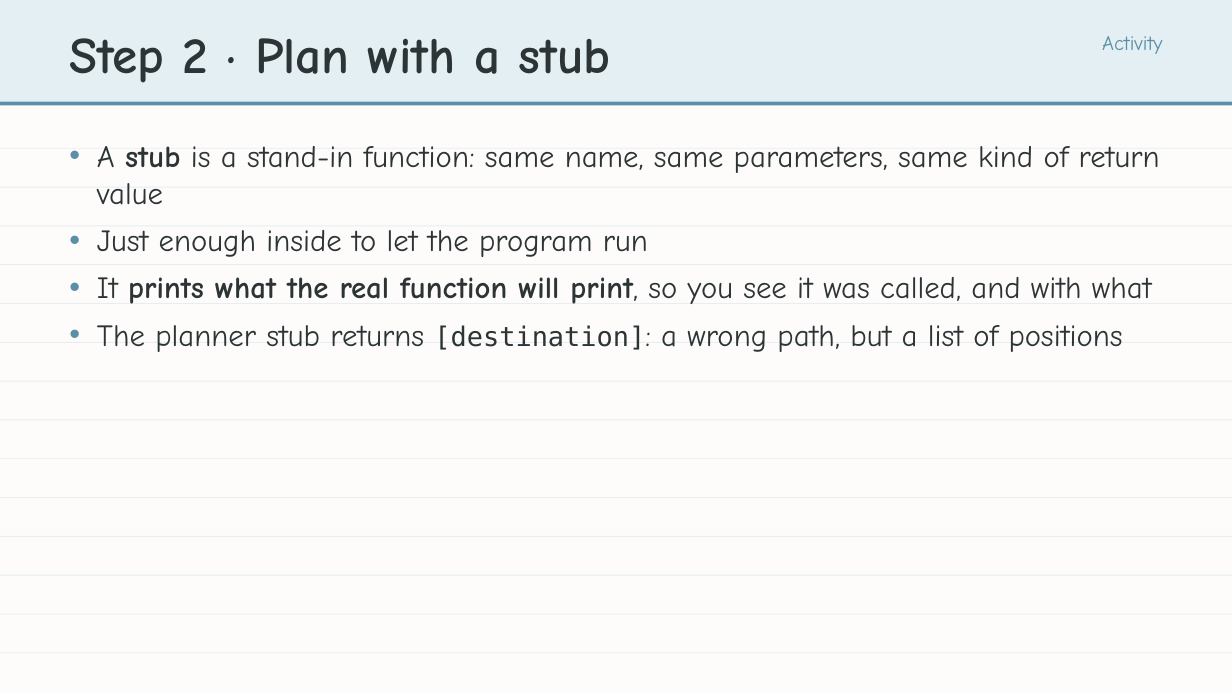
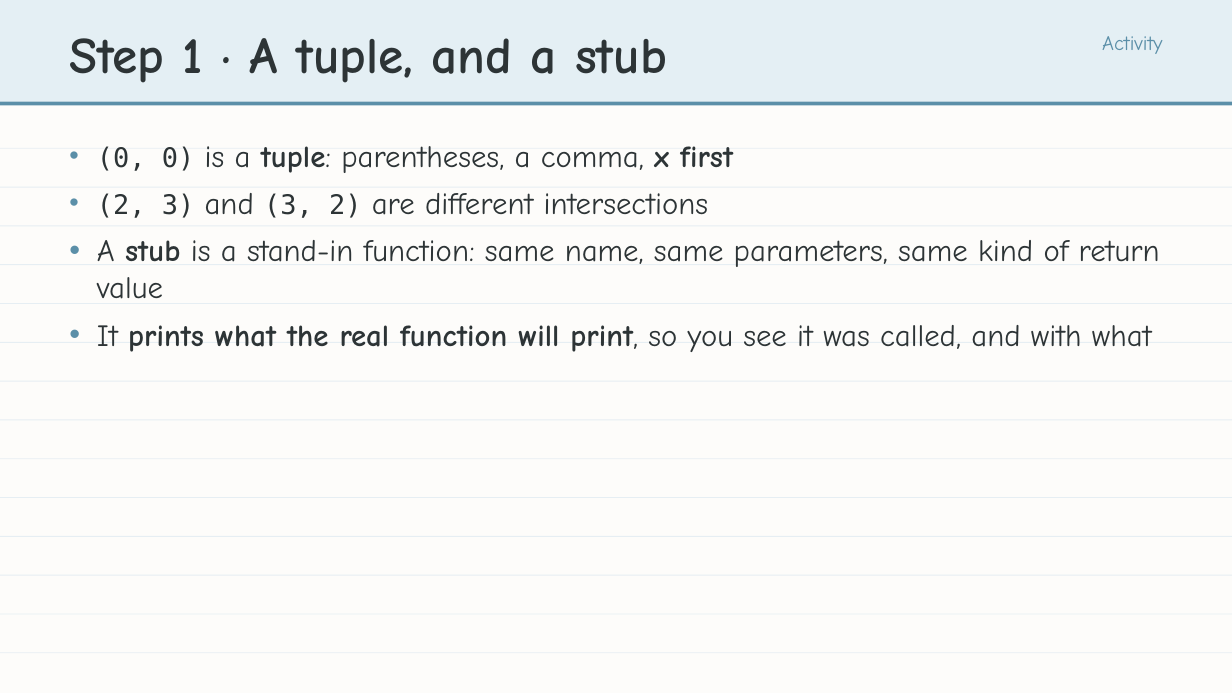
Before and after one commit to bradamiller/LearningPython, a slide deck: slide 7 of static/slides/module-04-manhattan/module-4-lesson-01-the-main-program.pptx (slide 12 before the commit). Drawn at 1232x693 pixels with LibreOffice and Linux fonts; fonts in the diff are those of the drawing. Boxes give left, top, right and bottom in pixels: in the first picture for what was removed or moved away, otherwise in the second. Text is boxed around its words. In the diff, an @@ line names an element or a change of style, - is before the commit and + after.

```diff
--- a/static/slides/module-04-manhattan/module-4-lesson-01-the-main-program.pptx
+++ b/static/slides/module-04-manhattan/module-4-lesson-01-the-main-program.pptx
@@ text at <box>69,38,667,83</box>: text changed @@
-Step 2 · Plan with a stub
+Step 1 · A tuple, and a stub
@@ text at <box>97,146,733,218</box>: paragraphs added @@
+• (0, 0) is a tuple: parentheses, a comma, x first
+• (2, 3) and (3, 2) are different intersections
@@ text at <box>97,230,648,257</box>: paragraph removed @@
-• Just enough inside to let the program run
@@ text at <box>97,325,1123,352</box>: paragraph removed @@
-• The planner stub returns [destination]: a wrong path, but a list of positions
```
Also in this commit, not shown: 16 other slides changed, 10 slides added, 5 other files.
